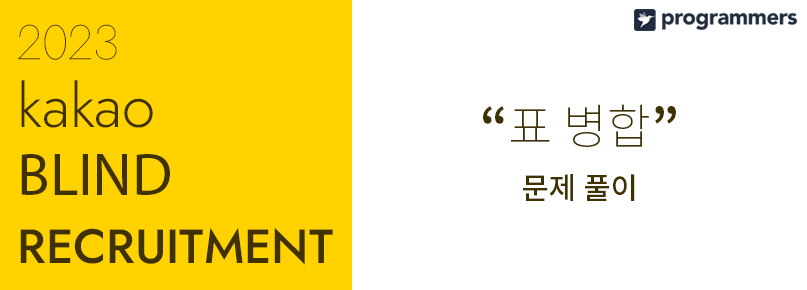
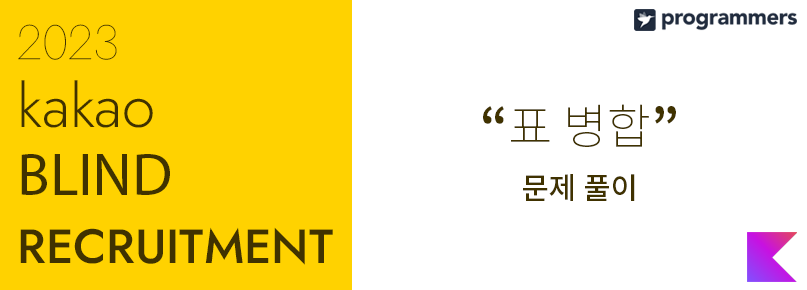
Two versions of the same layered image (807 x 290). Layer-by-layer changes:
added layer "레이어 3" above "레이어 1" over bbox(747, 232, 797, 282)
